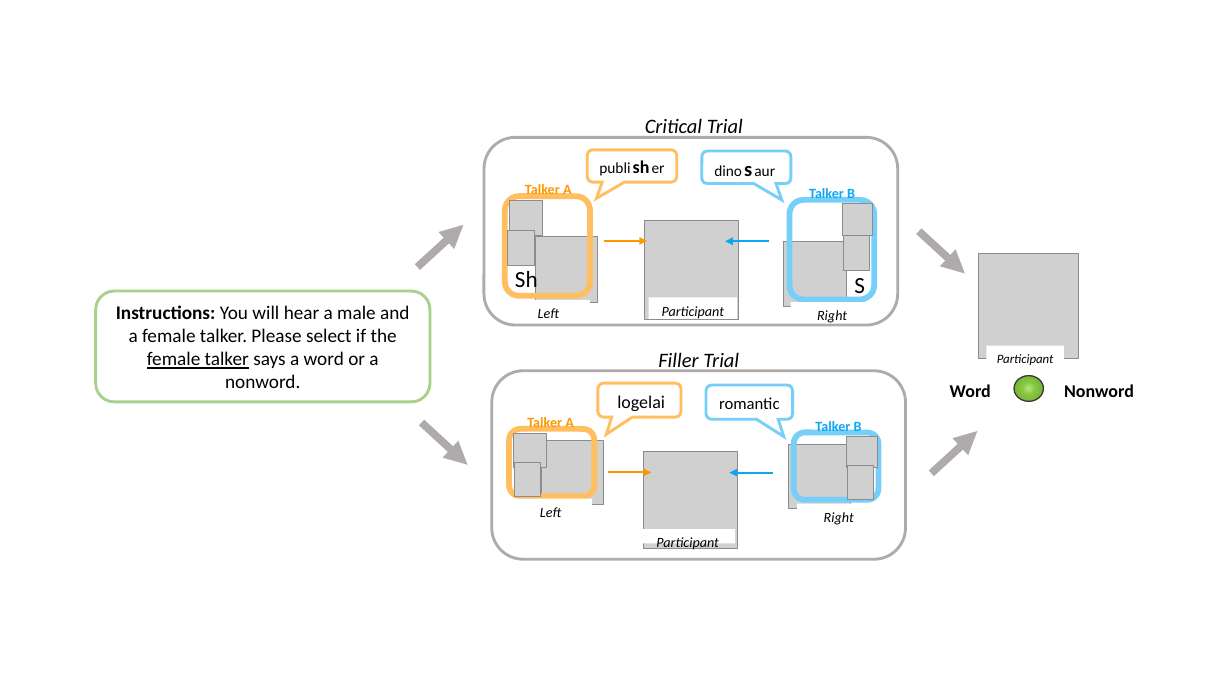
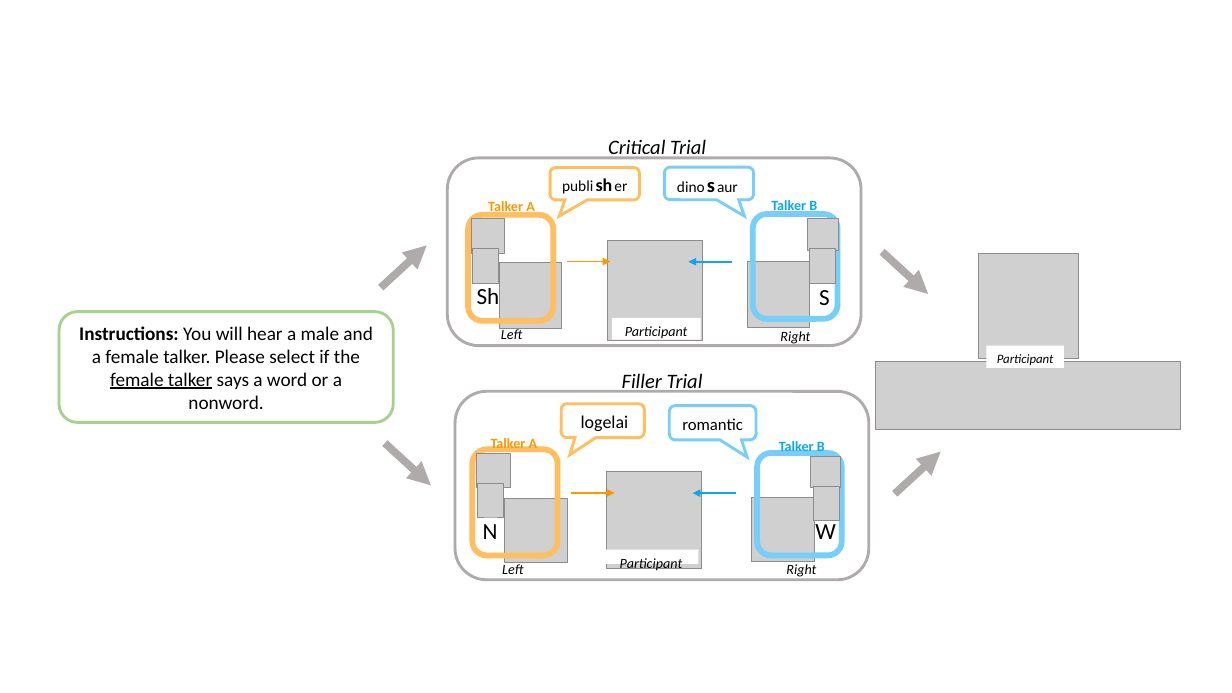
Before and after one commit to Magnolia-S/SI.SP, a slide deck: slide 2 of Writeups/Notes/Design Figures.pptx. Drawn at 1232x693 pixels with LibreOffice and Linux fonts; fonts in the diff are those of the drawing; grey boxes stand for pictures. Boxes give left, top, right and bottom in pixels: in the first picture for what was removed or moved away, otherwise in the second. Text is boxed around its words. In the diff, an @@ line names an element or a change of style, - is before the commit and + after.

```diff
--- a/Writeups/Notes/Design Figures.pptx
+++ b/Writeups/Notes/Design Figures.pptx
@@ 1 picture, 1 text, 1 rounded speech box: place and size @@
-1 picture, 1 text, 1 rounded speech box at [509, 150, 677, 294]
+1 picture, 1 text, 1 rounded speech box at [471, 167, 640, 311]
@@ 2 pictures, 1 text, 1 rounded speech box: place and size @@
-2 pictures, 1 text, 1 rounded speech box at [525, 151, 873, 271]
+2 pictures, 1 text, 1 rounded speech box at [488, 167, 838, 284]
@@ text "Talker B" rewrapped from [809, 186, 855, 198] to [771, 198, 817, 214] @@
@@ rounded rectangle: place and size @@
-rounded rectangle at [505, 196, 590, 296]
+rounded rectangle at [469, 215, 554, 322]
@@ rounded rectangle: place and size @@
-rounded rectangle at [789, 200, 874, 299]
+rounded rectangle at [753, 214, 838, 320]
@@ picture: place and size @@
-picture at [535, 237, 598, 302]
+picture at [499, 262, 562, 328]
@@ text "S" rewrapped from [854, 278, 865, 300] to [819, 290, 830, 305] @@
@@ picture added at [875, 361, 1181, 429] @@
@@ text removed at [950, 384, 991, 397] @@
-Word
@@ ellipse removed at [1014, 376, 1043, 402] @@
@@ text removed at [1064, 384, 1134, 397] @@
-Nonword
@@ rounded rectangle: place and size @@
-rounded rectangle at [509, 429, 594, 496]
+rounded rectangle at [472, 449, 557, 555]
@@ rounded rectangle: place and size @@
-rounded rectangle at [794, 433, 879, 500]
+rounded rectangle at [757, 453, 842, 555]
@@ picture: place and size @@
-picture at [542, 441, 604, 505]
+picture at [505, 499, 567, 563]
@@ 8 pictures, 8 arrows, 4 rectangles, 4 texts, 3 rounded rectangles, 2 rounded speech boxes: place and size @@
-8 pictures, 8 arrows, 4 rectangles, 4 texts, 3 rounded rectangles, 2 rounded speech boxes at [96, 118, 978, 559]
+8 pictures, 8 arrows, 4 rectangles, 4 texts, 3 rounded rectangles, 2 rounded speech boxes at [59, 139, 941, 580]
@@ picture: place and size @@
-picture at [788, 445, 851, 508]
+picture at [751, 498, 814, 562]
@@ text added at [483, 524, 498, 539], 18 pt, text #000000 @@
+N
@@ text added at [815, 519, 836, 539], 18 pt, text #000000 @@
+W
@@ rectangle "Left": place and size @@
-rectangle "Left" at [509, 499, 592, 519]
+rectangle "Left" at [471, 556, 555, 577]
@@ rectangle "Right": place and size @@
-rectangle "Right" at [798, 504, 881, 524]
+rectangle "Right" at [760, 555, 843, 576]
```
Also in this commit, not shown: 2 other slides changed, 1 slide added, 18 other files.
